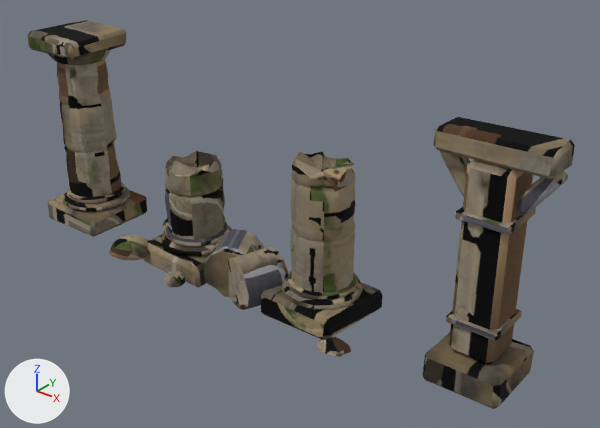
Two versions of the Blender file art/blender/env-kit/columns.blend, one commit apart.
Before and after are seen from a camera (50 mm lens) standing at (3.56, -3.94, 3.11) and looking at (0.33, 0.1, 0.61). The axes (+X, +Y, +Z) are drawn at lower left. The lights are the same throughout. The first picture is the older version.

Names of what the first picture shows: 'columns.column-broken', 'columns.column-intact', 'columns.column-moss', 'columns.column-wood'.
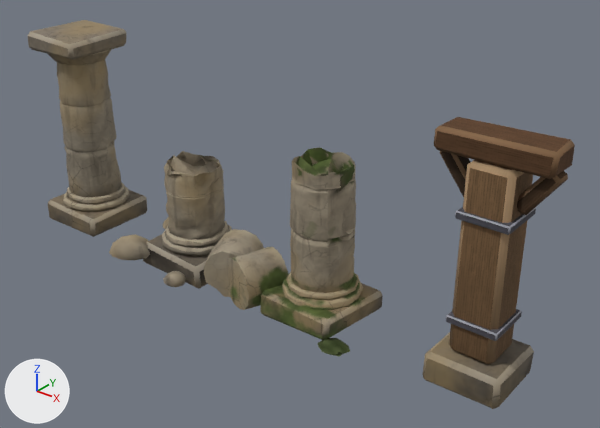
What differs and where, as boxes (x1, y1, x2, y2) in the pictures (600 x 428 px; the box of a moved part takes in the faces that stretch with it):
'columns.column-wood', surface changed
    both: (422, 117, 575, 408)
'columns.column-moss', reshaped
    before: (228, 151, 383, 357)
    after: (228, 147, 383, 356)
part 1 of me_columns_column_intact, surface changed
    both: (84, 203, 96, 204)
part 2 of me_columns_column_broken, rebuilt
    before: (164, 151, 225, 240)
    after: (164, 151, 225, 239)
part 3 of me_columns_column_broken, rebuilt
    before: (165, 221, 229, 247)
    after: (166, 221, 229, 247)
part 4 of me_columns_column_broken, rebuilt
    before: (161, 226, 232, 256)
    after: (162, 225, 232, 256)
part 5 of me_columns_column_broken, rebuilt
    before: (144, 234, 209, 288)
    after: (143, 234, 209, 289)
part 6 of me_columns_column_broken, moved or reshaped
    before: (164, 271, 186, 287)
    after: (163, 271, 186, 287)
part 7 of me_columns_column_moss, rebuilt (6% shorter)
    before: (286, 270, 358, 300)
    after: (286, 272, 359, 300)
part 8 of me_columns_column_moss, rebuilt
    before: (281, 274, 363, 310)
    after: (281, 274, 364, 310)
part 9 of me_columns_column_moss, rebuilt
    before: (261, 283, 383, 340)
    after: (260, 283, 383, 340)
part 10 of me_columns_column_moss, moved or reshaped
    before: (290, 151, 356, 293)
    after: (290, 147, 356, 293)
part 11 of me_columns_column_moss, moved or reshaped
    before: (317, 337, 351, 357)
    after: (318, 338, 350, 356)

Edits to the bpy script that builds the scene:
```text
Change me_columns_column_intact:
    where me_columns_column_intact.from_pydata(...)  # 440 vertices, 395 faces; spans x -0.32..0.31, y -0.31..0.31, z -0.03..1.59
    used by ob_columns_column_intact; location = (-1.8, 0.0, 0.0)
    me_columns_column_intact part 1: 1 kept faces spanning x 0.11..0.2, y -0.22..-0.15, z 0.21..0.22 get new texture (UV) coordinates
Change me_columns_column_broken:
    used by ob_columns_column_broken; location = (-0.6, 0.0, 0.0)
    remove me_columns_column_broken.from_pydata(...)  # 515 vertices, 594 faces; spans x -0.553..0.747, y -0.501..0.32, z -0.043..0.798
    add me_columns_column_broken.from_pydata(...)  # 631 vertices, 748 faces; spans x -0.553..0.747, y -0.494..0.412, z -0.049..0.807
    me_columns_column_broken part 2: the loose piece of 183 vertices spanning x -0.221..0.219, y -0.217..0.216, z 0.25..0.798 is rebuilt with 257 vertices and now spans x -0.222..0.217, y -0.223..0.224, z 0.25..0.807
    me_columns_column_broken part 3: the loose piece of 56 vertices spanning x -0.242..0.242, y -0.248..0.247, z 0.21..0.262 is rebuilt with 56 vertices and now spans x -0.245..0.244, y -0.25..0.249, z 0.209..0.265
    me_columns_column_broken part 4: the loose piece of 56 vertices spanning x -0.273..0.275, y -0.28..0.28, z 0.148..0.213 is rebuilt with 56 vertices and now spans x -0.274..0.276, y -0.278..0.278, z 0.146..0.217
    me_columns_column_broken part 5: the loose piece of 24 vertices spanning x -0.319..0.325, y -0.316..0.32, z -0.043..0.168 is rebuilt with 24 vertices and now spans x -0.32..0.328, y -0.316..0.323, z -0.049..0.171
    me_columns_column_broken part 6: 35 vertices moved from x 0.097..0.266, y -0.501..-0.35, z 0.028..0.114 to x 0.086..0.26, y -0.494..-0.351, z 0.028..0.115
    other edits to the shape of me_columns_column_broken do not show in these pictures
Change me_columns_column_moss:
    used by ob_columns_column_moss; location = (0.6, 0.0, 0.0)
    remove me_columns_column_moss.from_pydata(...)  # 501 vertices, 542 faces; spans x -0.692..0.452, y -0.4..0.397, z -0.039..1.121
    add me_columns_column_moss.from_pydata(...)  # 627 vertices, 668 faces; spans x -0.692..0.445, y -0.395..0.397, z -0.039..1.13
    me_columns_column_moss part 7: the loose piece of 56 vertices spanning x -0.242..0.242, y -0.247..0.248, z 0.208..0.262 is rebuilt with 56 vertices and now spans x -0.243..0.243, y -0.247..0.25, z 0.207..0.264, in mat_env_columns
    me_columns_column_moss part 8: the loose piece of 56 vertices spanning x -0.275..0.272, y -0.281..0.278, z 0.148..0.212 is rebuilt with 56 vertices and now spans x -0.276..0.271, y -0.282..0.278, z 0.147..0.214, in mat_env_columns
    me_columns_column_moss part 9: the loose piece of 24 vertices spanning x -0.328..0.328, y -0.331..0.315, z -0.039..0.17 is rebuilt with 24 vertices and now spans x -0.331..0.331, y -0.334..0.311, z -0.039..0.171, in mat_env_columns
    me_columns_column_moss part 10: 205 vertices removed from x -0.22..0.218, y -0.214..0.211, z 0.25..1.121; 331 vertices added at x -0.22..0.219, y -0.218..0.219, z 0.25..1.13
    me_columns_column_moss part 11: 1 vertex moved within x 0.33, y -0.31, z -0.02; 41 vertices removed from x 0.215..0.452, y -0.4..-0.225, z -0.022..0.036; 41 vertices added at x 0.222..0.445, y -0.395..-0.23, z -0.021..0.033
Change me_columns_column_wood:
    where me_columns_column_wood.from_pydata(...)  # 168 vertices, 182 faces; spans x -0.36..0.36, y -0.24..0.25, z -0.03..1.58
    used by ob_columns_column_wood; location = (1.8, 0.0, 0.0)
    me_columns_column_wood part 12: texture (UV) coordinates changed
```
